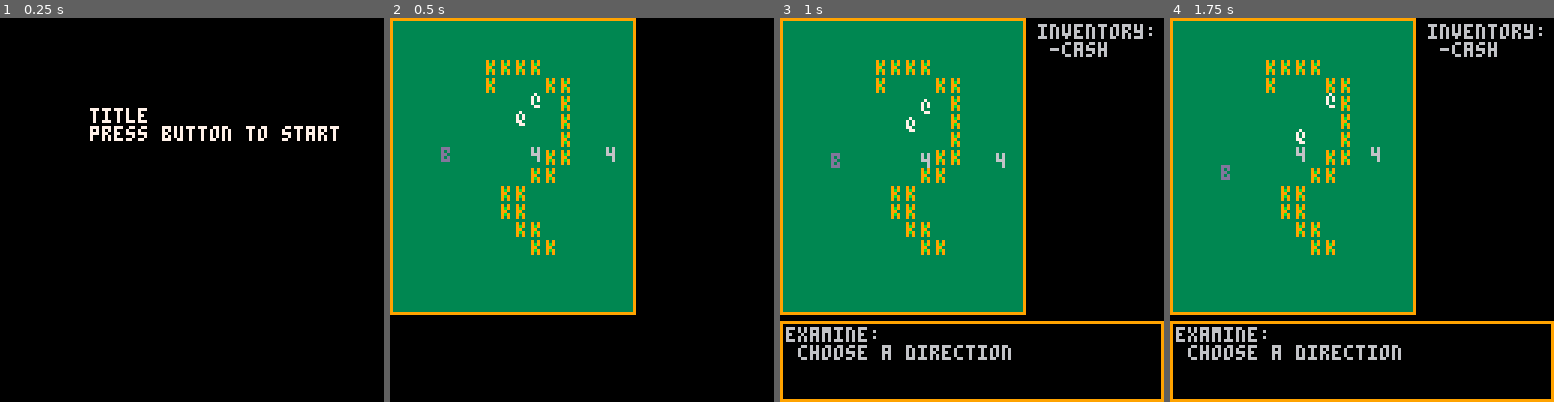
Above: before the commit, frames 1-4 (left to right).
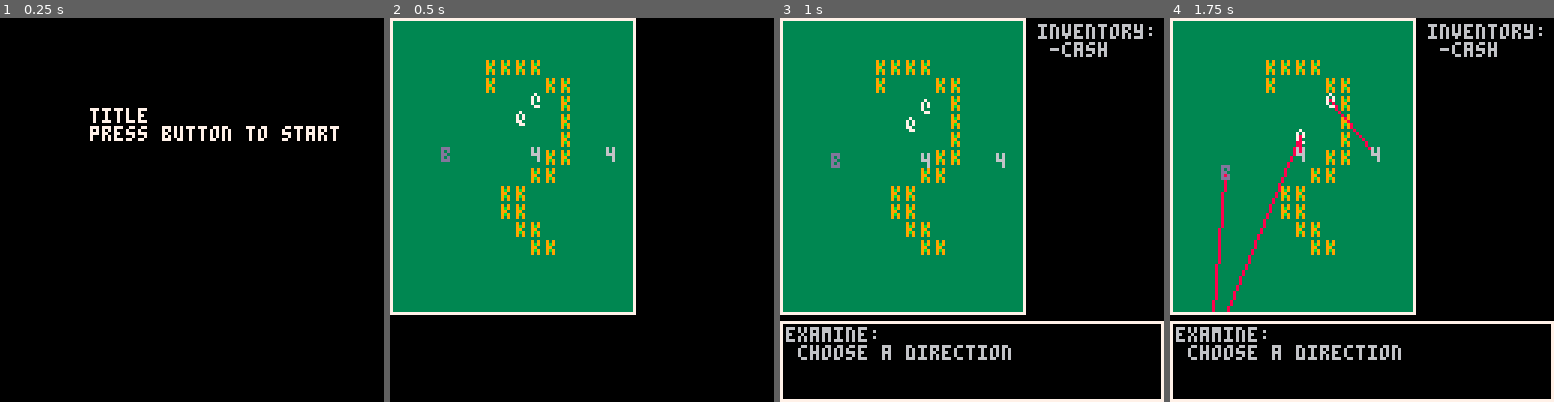
Above: after the commit, the same moments.

Repository: arnodick/castle
Game: PICO-8 cartridge castle.p8
Same seed, same stepped clock (60 frames per second), same inputs: the game is played once before the commit and once after it.
Inputs:
- Up to frame 1 (0.25 s): no input
- Up to frame 2 (0.5 s): tap X (X key) at 0.33 s
- Up to frame 3 (1 s): tap O (Z key) at 0.7 s
- Up to frame 4 (1.75 s): tap X (X key) at 1.07 s; hold Right from 1.6 s (still down); tap O (Z key) at 1.7 s

Frame 1 is identical in both runs. In frame 2, 2.2% of the frame differs, in the area x 0-65%, y 0-78%; in frame 3, 4.1%; in frame 4, 4.8%, in the area x 0-100%, y 0-100%.

Commit message:
sweet ass good ass stuffffff

Diff:
--- a/castle.p8
+++ b/castle.p8
@@ -418,11 +418,12 @@
 function drawactor(a)
 	if a.secx==cam[1] then
 		if	a.secy==cam[2] then
-			--if a.tar!=nil then
+			if menus[1].control then
+			if a.tar!=nil then
 --		rect(a.tar.x*cellw,a.tar.y*cellh,a.tar.x*cellw+5,a.tar.y*cellh+5,8)
-			--	line(a.tar.x*cellw+3,a.tar.y*cellh+3,a.x*cellw+3,a.y*cellh+3,8)
-			--end
-
+				line(a.tar.x*cellw+3,a.tar.y*cellh+3,a.x*cellw+3,a.y*cellh+3,8)
+			end
+			end
 			if actortypes[a.t][level+1].ch2!=nil then
 				print(actortypes[a.t][level+1].ch2,a.x*cellw+a.shakex+camoffx,a.y*cellh+a.shakey+camoffy,actortypes[2][level+1].c2)
 			end
@@ -432,9 +433,14 @@
 end
 
 function drawmenu(m)
+	rectfill(cam[1]+m.x-2,cam[2]+m.y-2,cam[1]+m.x+m.w,cam[2]+m.y+m.h,0)
+--	rect    (cam[1]+m.x-2,cam[2]+m.y-2,cam[1]+m.x+m.w,cam[2]+m.y+m.h,5)
 	if m.control then
-		rect(cam[1]+m.x-2,cam[2]+m.y-2,cam[1]+m.x+m.w,cam[2]+m.y+m.h)
-	end
+		rect(cam[1]+m.x-2,cam[2]+m.y-2,cam[1]+m.x+m.w,cam[2]+m.y+m.h,rooms[level].c+4)
+	end
+	--hacky background fix
+	rectfill(cam[1]+m.x-3,cam[2]+m.y-2,cam[1]+m.x-4,cam[2]+m.y+m.h,0)
+	rectfill(cam[1]+m.x-2,cam[2]+m.y-3,cam[1]+m.x+m.w,cam[2]+m.y-4,0)
 	--if not debug then
 	local l=#m.me-1 if l>flr(m.h/cellh) then l=m.h/cellh end
 	for a=0,l do
@@ -503,6 +509,7 @@
 		tars[1]=closestactor(a,actors.items)
 		tars[2]=closestactor(a,actors.creatures)
 --		tars[2]=actors.creatures[1]
+		if actors.items[1]!=nil then
 		for b=1,2 do
 			d[b]=comparedistance(a,tars[b])
 		end
@@ -515,6 +522,7 @@
 			return followactor(a,tars[1])
 		else
 			return 2^flr(rnd(4))
+		end
 		end
 --		if p!=nil then
 --			if rltns[actortypes[a.t][level+1].rl].ha!=actortypes[p.t][level+1].rl then
@@ -628,6 +636,7 @@
 		local d=movetype(a)
 		if moveactor(a,d) then
 			for cr in all(actors.creatures) do
+			--for cr in all(actors) do
 				colactor(a,d,cr)
 			end
 		end
@@ -700,12 +709,12 @@
 				local dire=actoroob(p,direction(btnp()))
 				local target=room[p.x+dire[1]][p.y+dire[2]]
 				if target!=0 then
-					m.me[1]="you face:"
 					--if target==4 or target==6 then
 						--m.me[2]=" a "..items[actortypes[target][level+1].sp]
 					if target==3 or target==7 or target==8 then
 						dodialogue(m,target)
 					elseif target==2 then
+						m.me[1]="you face:"
 						m.me[2]=" a "..objects[actortypes[target][level+1].sp]
 					end
 				else
@@ -770,7 +779,16 @@
 		if btnp(2) then m.sel-=1 if m.sel<1 then m.sel=2 end
 		elseif btnp(3) then m.sel+=1 if m.sel>2 then m.sel=1 end
 		end
-		m.me[1]="you face:"
+--		local dire=actoroob(p,direction(btnp()))
+--		local target=room[p.x+dire[1]][p.y+dire[2]]
+		if rltns[actortypes[p.t][level+1].rl].ha==actortypes[m.target][level+1].rl then
+			m.me[1]="you hate >( !!"
+		elseif rltns[actortypes[p.t][level+1].rl].li==actortypes[m.target][level+1].rl then
+			m.me[1]="you looooove <3"
+		else
+			m.me[1]="you face:"
+		end
+		--m.me[1]="you face:"
 		m.me[2]=" a "..species[actortypes[m.target][level+1].sp].." feeling *"..feelings[rltns[actortypes[m.target][level+1].rl].fe].."*"
 		local talk={} talk[1]="talk" talk[2]="argue"
 		for a=3,4 do
@@ -908,7 +926,7 @@
 	if s==1 then
 		rectfill(cam[1],cam[2],cam[1]+rooms[level].sector_s*cellw,cam[2]+rooms[level].sector_s*cellh+1,rooms[level].c)
 		foreach(actors,drawactor)
-		rect(cam[1],cam[2],cam[1]+rooms[level].sector_s*cellw+1,cam[2]+rooms[level].sector_s*cellh+2)
+		rect(cam[1],cam[2],cam[1]+rooms[level].sector_s*cellw+1,cam[2]+rooms[level].sector_s*cellh+2,rooms[level].c+4)
 		foreach(menus,drawmenu)
 	end
 	if debug then
